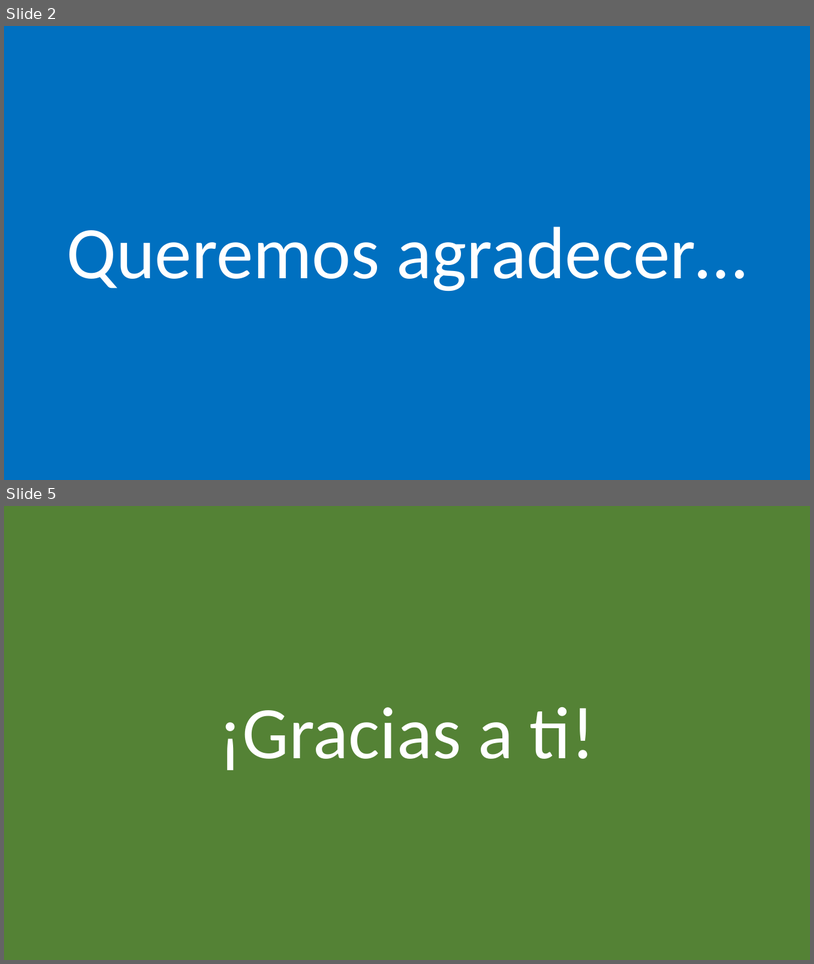
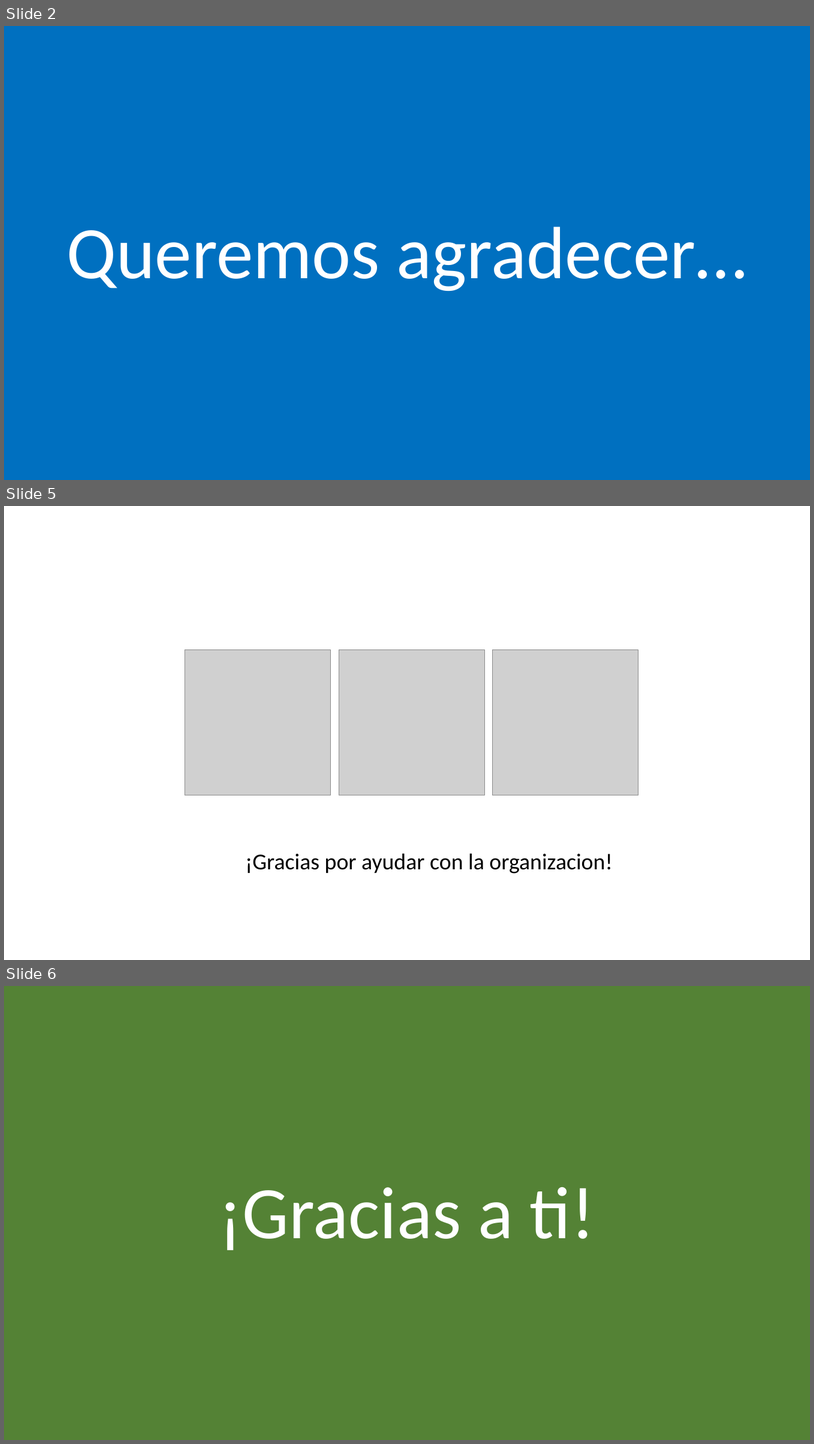
Before and after one commit to jsuarezruiz/MonkeyConf2020, a slide deck: Cierre/MonkeyConf2020 - Cierre.pptx. Shown one above the other, each under a label of ours: slides 2 and 5 before the commit, slides 2, 5 and 6 after it; the slides between them are not shown. The pictures are 814x964 and 814x1444 pixels, drawn with LibreOffice and Linux fonts; fonts in the diff are those of the drawing; grey boxes stand for pictures; background and template pictures are left out. Boxes give left, top, right and bottom in pixels: in the first picture for what was removed or moved away, otherwise in the second. Text is boxed around its words. In the diff, an @@ line names an element or a change of style, - is before the commit and + after.

```diff
--- a/Cierre/MonkeyConf2020 - Cierre.pptx
+++ b/Cierre/MonkeyConf2020 - Cierre.pptx
@@ slide 5 added at [4,506,810,960], background #FFFFFF @@
@@ picture added at [185,649,330,795] @@
@@ picture added at [339,649,485,795] @@
@@ picture added at [492,649,638,795] @@
@@ text added at [245,853,612,873], 54 pt, text #000000 @@
+¡Gracias por ayudar con la organizacion!
@@ what was slide 5 is now slide 6 @@
```
Also in this commit, not shown: 2 slides changed, 1 other file.
